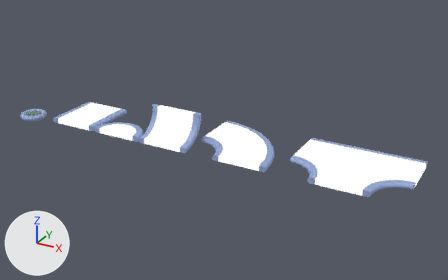
Two versions of the Blender file Assets/World/C6L1/netpath/raw/C6L1_netpath.blend, one commit apart.
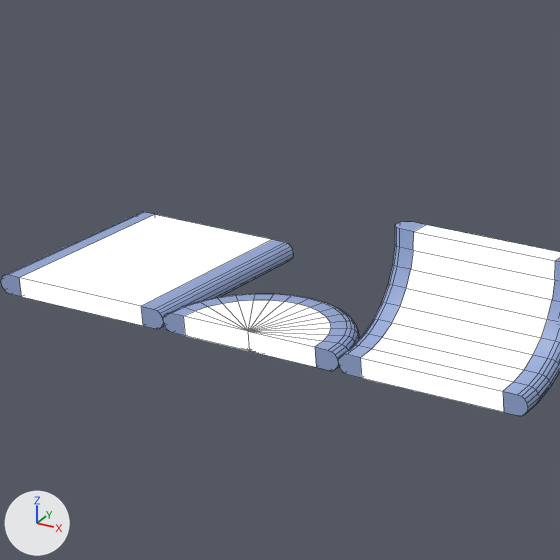
Old and new are each drawn whole from a camera (50 mm lens) standing at (77.0, -81.2, 43.7) and looking at (26.4, 10.7, -2.2) and again close up on the part from 12% to 43% of the width and 17% to 68% of the height. Every picture has the same lights, and +X, +Y and +Z are marked at lower left. The close-ups show mesh edges as thin lines.

Objects in the first close-up: 'netpath_end', 'netpath_straight20', 'netpath_vertical90'.
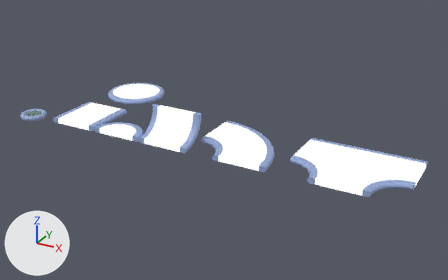
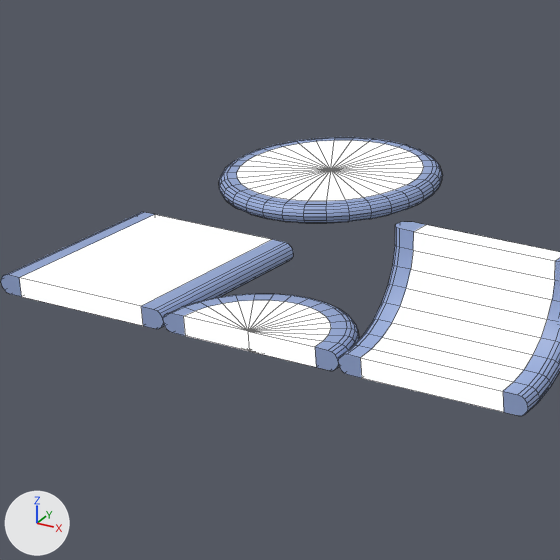
Commit message: added netpath platform

The change, as a diff of the scene's bpy script:
```diff
--- a/Assets/World/C6L1/netpath/raw/C6L1_netpath.blend.py
+++ b/Assets/World/C6L1/netpath/raw/C6L1_netpath.blend.py
@@ me_cube_003 @@
+me_cube_003.from_pydata(...)  # 70 vertices, 80 faces; spans x -6.0..6.0, y 0.0..6.0, z -1.0..0.0
+me_cube_003.polygons.foreach_set('use_smooth', [True] * 80)
+# faces by material slot: [48, 32]
+me_cube_003.materials.append(mat_netpath_rim)  # blue #98acda
+me_cube_003.materials.append(mat_netpath_middle)  # white #ffffff
@@ ob_netpath_platform @@
+ob_netpath_platform = bpy.data.objects.new('netpath_platform', me_cube_003)
+ob_netpath_platform.location = (0.0, 20.0, 0.0)
+_m = ob_netpath_platform.modifiers.new('Mirror', 'MIRROR')
+_m.use_axis = (False, True, False)
+_m = ob_netpath_platform.modifiers.new('Bevel', 'BEVEL')
+_m.width = 1.0
+_m.width_pct = 1.0
+_m.segments = 4
+_m.limit_method = 'WEIGHT'
```

Changed parts and their boxes [x1, y1, x2, y2] in the close-ups (560 x 560 px):
'netpath_platform', added
    after: [219, 137, 443, 223]
    faces in mat_netpath_middle (white #ffffff): [237, 140, 424, 201]
    faces in mat_netpath_rim (blue #98acda): [219, 137, 443, 223]
